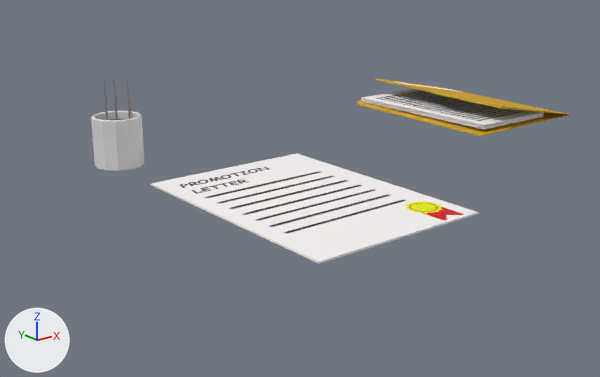
Renders of the Blender file Assets/.Blend/ModelosSemana3Pedro.blend from each side of a commit.
Before and after are seen from a camera (50 mm lens) standing at (-7.46, -5.87, 2.06) and looking at (-2.89, -0.16, -0.23). The axes (+X, +Y, +Z) are drawn at lower left. The lights are the same throughout.

In view in the first picture: 'Caneca', 'Pasta', 'Promocao'.
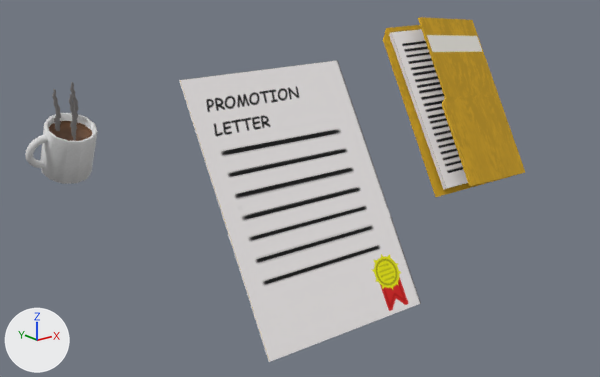
The change in detail:
me_mesh is used by ob_caneca; location (-4.595, 0.0, 0.465).
me_mesh had 1336 vertices, 1312 faces and spanned x -0.194..0.194, y -0.194..0.332, z -0.205..0.493.
me_mesh now has 1096 vertices, 1082 faces, 2 loose edges and spans x -0.332..0.194, y -0.258..0.258, z -0.262..0.494.
me_mesh part 1: the loose piece of 272 vertices spanning x -0.028..0.028, y 0.184..0.332, z -0.145..0.16 is multiplied about the mesh origin by the matrix ((0.0, -1.0, 0.0), (0.906, 0.0, -0.423), (0.423, 0.0, 0.906)).
me_mesh part 2: the loose piece of 250 vertices spanning x -0.089..-0.078, y -0.033..0.024, z 0.135..0.493 is turned 90 degrees about the z axis through its middle, then moved by (0.015, -0.004, -0.028).
me_mesh part 3: the loose piece of 250 vertices spanning x 0.028..0.039, y 0.04..0.097, z 0.135..0.493 is turned 90 degrees about the z axis through its middle, then moved by (0.056, -0.042, 0.001).
me_mesh part 4: the loose piece of 250 vertices spanning x 0.063..0.074, y -0.118..-0.06, z 0.135..0.493 is turned 90 degrees about the z axis through its middle, then moved by (-0.064, -0.037, -0.057).
me_mesh part 5: the loose piece of 314 vertices spanning x -0.194..0.194, y -0.194..0.194, z -0.205..0.201 is rebuilt with 74 vertices and now spans x -0.194..0.194, y -0.258..0.258, z -0.262..0.259.
me_mesh part 6: the surface is now shaded smooth.
me_pasta_001 has 86 vertices, 69 faces and spans x -0.65..0.94, y -0.98..1.02, z -0.09..0.2.
me_pasta_001 is used by ob_pasta; location (-0.182, 0.423, 0.119).
me_pasta_001 part 7: the whole mesh is turned 60 degrees about the x axis through the mesh origin.
me_promocao_001 has 8 vertices, 6 faces and spans x -0.72..0.72, y -1.0..1.0, z -0.01..0.01.
me_promocao_001 is used by ob_promocao; location (-3.841, -1.423, 0.197).
me_promocao_001 part 8: the whole mesh is turned 60 degrees about the x axis through its middle.
Object 'Caneca' (ob_caneca) moves from (-4.595, 0.0, 0.465) to (-5.004, 0.007, 0.467).

Changed parts and their boxes (x1, y1, x2, y2) in the pictures (600 x 377 px; the box of a moved part takes in the faces that stretch with it):
'Promocao', mesh turned: before (150, 153, 479, 264); after (179, 60, 421, 362)
'Pasta', mesh turned: before (357, 78, 571, 136); after (383, 17, 525, 197)
'Caneca', reshaped, moved (37% wider, 6% taller): before (91, 76, 144, 172); after (25, 82, 98, 184)
part 1 of me_mesh, moved or reshaped (not visible before): after (25, 134, 48, 168)
part 2 of me_mesh, moved or reshaped: before (103, 80, 108, 120); after (52, 89, 61, 131)
part 3 of me_mesh, moved or reshaped: before (113, 76, 117, 120); after (70, 82, 79, 125)
part 4 of me_mesh, moved or reshaped: before (126, 79, 131, 119); after (69, 94, 77, 140)
part 5 of me_mesh, rebuilt (9% wider, 14% taller): before (91, 110, 144, 172); after (40, 113, 98, 184)
